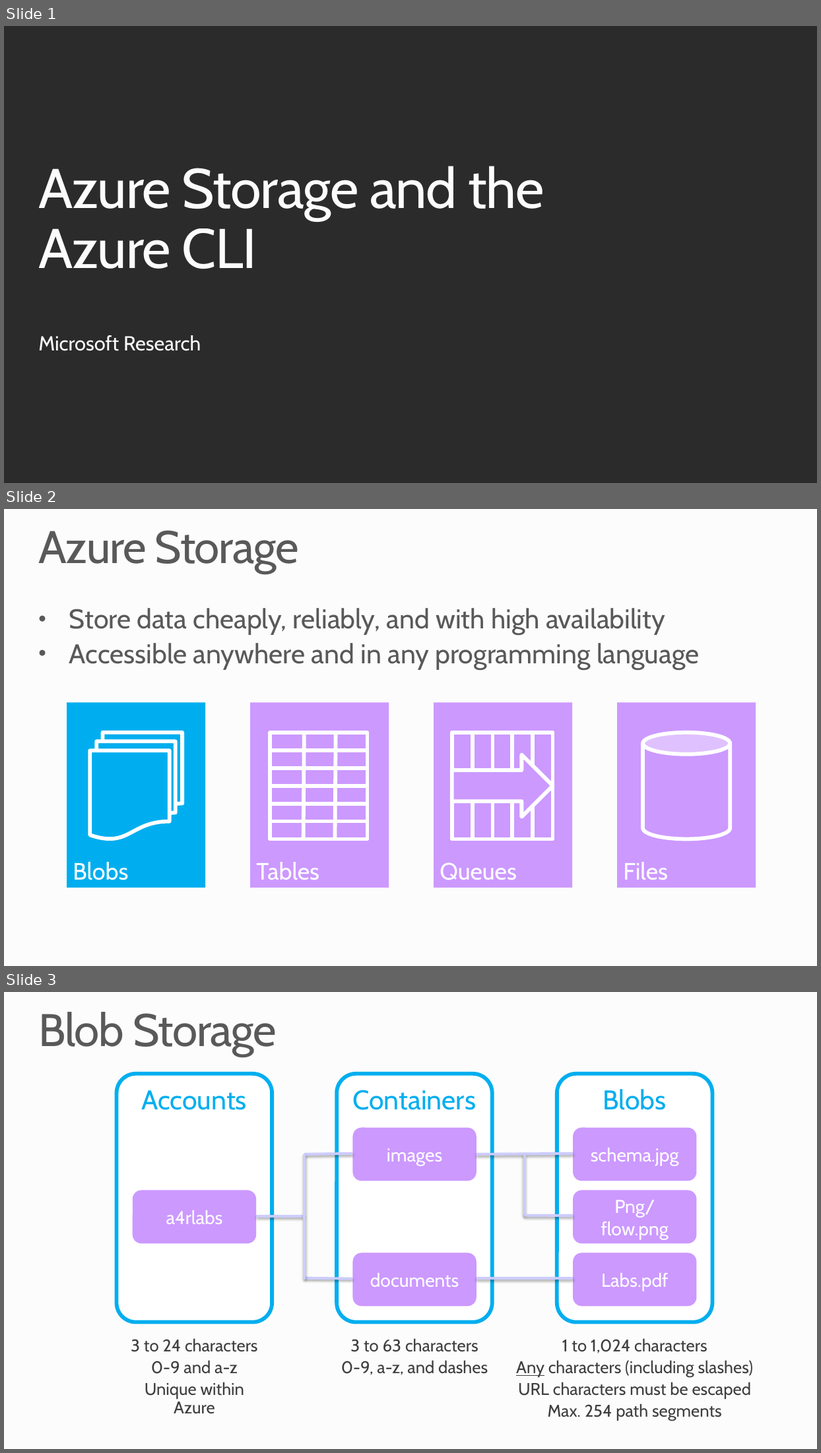
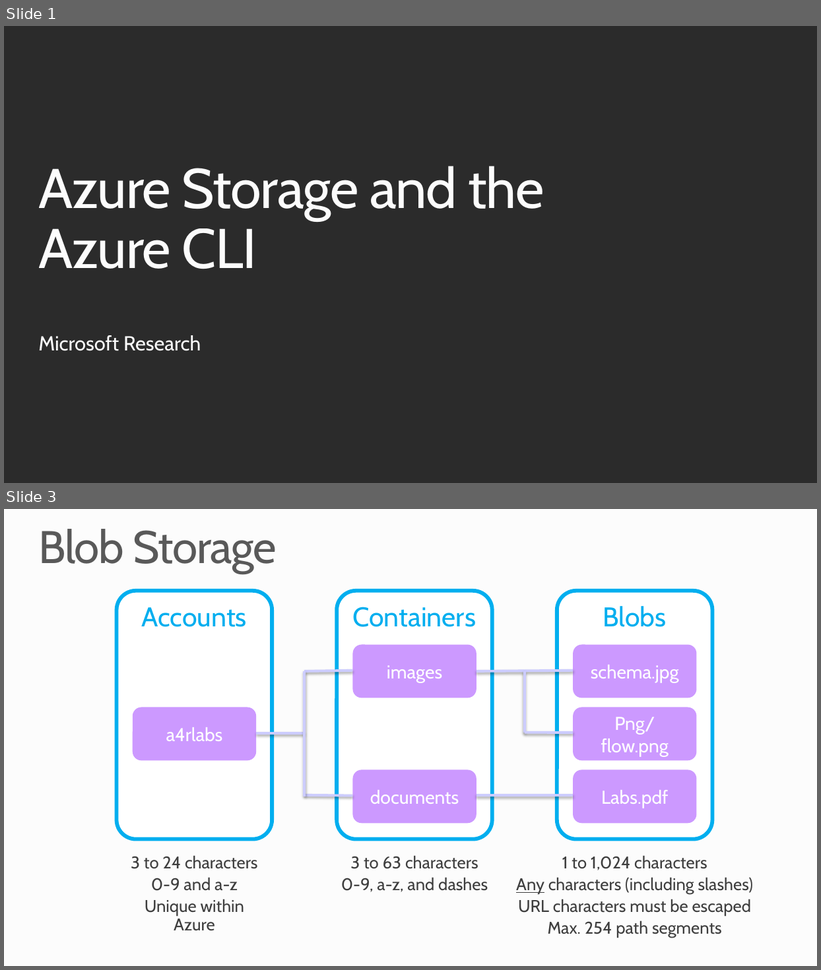
Before and after one commit to MSRConnections/Azure-training-course, a slide deck: Content/Storage/Azure Storage and CLI.pptx. Shown one above the other, each under a label of ours: slides 1, 2 and 3 before the commit, slides 1 and 3 after it; the slides between them are not shown. The pictures are 821x1453 and 821x970 pixels, drawn with LibreOffice and Linux fonts; fonts in the diff are those of the drawing; background and template pictures are left out; a plain dark background stands for a picture behind light text. Boxes give left, top, right and bottom in pixels: in the first picture for what was removed or moved away, otherwise in the second. Text is boxed around its words. In the diff, an @@ line names an element or a change of style, - is before the commit and + after.

Commit message:
Revised Storage slides
Closes #118

```diff
--- a/Content/Storage/Azure Storage and CLI.pptx
+++ b/Content/Storage/Azure Storage and CLI.pptx
@@ slide 2 removed at (4, 509, 817, 966), background #FCFCFC @@
@@ title removed at (38, 530, 299, 574) @@
-Azure Storage
@@ text removed at (69, 608, 700, 670) @@
-• Store data cheaply, reliably, and with high availability
-• Accessible anywhere and in any programming language
@@ rectangle removed at (67, 703, 205, 889) @@
-Blobs
@@ rectangle removed at (250, 703, 389, 889) @@
-Tables
@@ rectangle removed at (434, 703, 572, 889) @@
-Queues
@@ rectangle removed at (618, 703, 756, 889) @@
-Files
@@ flow chart multidocument removed at (90, 733, 182, 840) @@
@@ rectangle removed at (270, 733, 368, 751) @@
@@ line removed from (304, 733) to (304, 840) @@
@@ line removed from (336, 733) to (335, 840) @@
@@ rectangle removed at (452, 733, 473, 840) @@
@@ rectangle removed at (473, 733, 492, 840) @@
@@ rectangle removed at (492, 733, 513, 840) @@
@@ rectangle removed at (512, 733, 532, 840) @@
@@ rectangle removed at (533, 733, 553, 840) @@
@@ cylinder removed at (644, 733, 731, 840) @@
@@ rectangle removed at (270, 751, 368, 768) @@
@@ right arrow removed at (452, 755, 553, 817) @@
@@ rectangle removed at (270, 768, 368, 786) @@
@@ rectangle removed at (270, 786, 368, 803) @@
@@ rectangle removed at (270, 803, 368, 821) @@
@@ rectangle removed at (270, 821, 368, 839) @@
```
Also in this commit, not shown: 2 slides changed, 1 slide added, 1 other slide removed.
